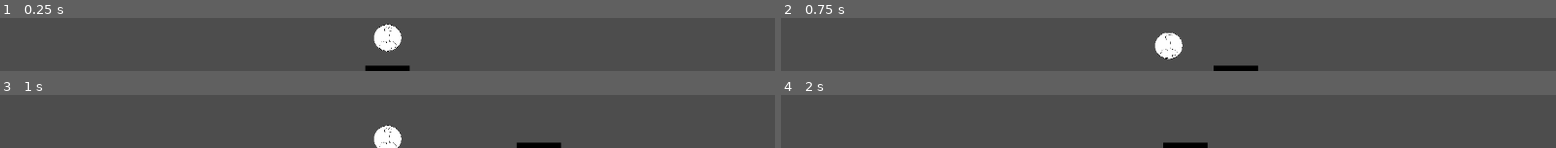
Above: before the commit, frames 1-4 (two rows, left to right).
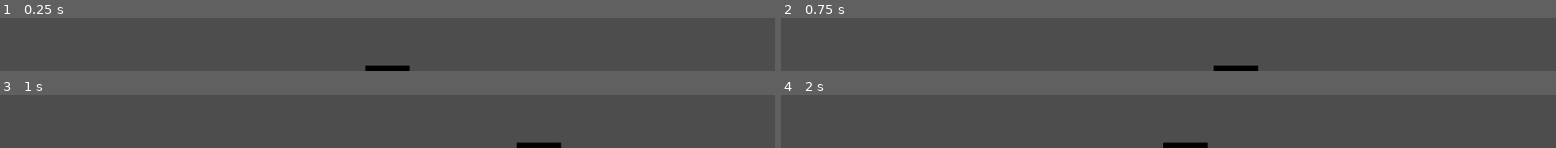
Above: after the commit, the same moments.

Repository: gregblast-bot/DnB
Game: Godot game, scene res://scenes/test_level.tscn
The game is run twice, just before and just after one commit, with the same random seed, the same clock (stepped at 60 frames per second) and the same inputs.
Inputs:
- Up to frame 1 (0.25 s): no input
- Up to frame 2 (0.75 s): tap Enter at 0.5 s; hold Right (right) from 0.53 s (still down); tap Space (launch) at 0.6 s
- Up to frame 3 (1 s): keep holding Right (right)
- Up to frame 4 (2 s): release Right (right) at 1.28 s; hold Left (left) from 1.28 s (still down); tap Space (launch) at 1.35 s

The runs differ from the first frame. In frame 1, 1.4% of the frame differs, in the area x 48-52%, y 10-64%; in frame 2, 1.4%; in frame 3, 1.3%; in frame 4, nothing differs.

Commit message:
Start adding world boundary. Still working.

Diff:
--- a/scenes/manscape.tscn
+++ b/scenes/manscape.tscn
@@ -4,8 +4,20 @@
 
 [sub_resource type="WorldBoundaryShape2D" id="WorldBoundaryShape2D_nxkca"]
 
-[node name="Manscape" type="Area2D"]
+[node name="Manscape" type="Node2D"]
 script = ExtResource("1_2u1fw")
 
-[node name="CollisionShape2D" type="CollisionShape2D" parent="."]
+[node name="Top_StaticBody2D" type="StaticBody2D" parent="."]
+
+[node name="Top_CollisionShape2D" type="CollisionShape2D" parent="Top_StaticBody2D"]
 shape = SubResource("WorldBoundaryShape2D_nxkca")
+
+[node name="Left_StaticBody2D" type="StaticBody2D" parent="."]
+
+[node name="Left_CollisionShape2D" type="CollisionShape2D" parent="Left_StaticBody2D"]
+shape = SubResource("WorldBoundaryShape2D_nxkca")
+
+[node name="Right_StaticBody2D" type="StaticBody2D" parent="."]
+
+[node name="Right_CollisionShape2D" type="CollisionShape2D" parent="Right_StaticBody2D"]
+shape = SubResource("WorldBoundaryShape2D_nxkca")
--- a/scenes/scripts/manscape.gd
+++ b/scenes/scripts/manscape.gd
@@ -1 +1,28 @@
-extends Area2D
+extends Node2D
+
+@onready var top_boundary = $"Top_StaticBody2D/Top_CollisionShape2D"
+@onready var left_boundary = $"Left_StaticBody2D/Left_CollisionShape2D"
+@onready var right_boundary = $"Right_StaticBody2D/Right_CollisionShape2D"
+
+func _ready():
+	var viewport_size = get_viewport_rect().size
+
+	# Create a new PlaneShape2D for each boundary
+	var top_plane_shape = WorldBoundaryShape2D.new()
+	var left_plane_shape = WorldBoundaryShape2D.new()
+	var right_plane_shape = WorldBoundaryShape2D.new()
+
+	# Top boundary
+	top_plane_shape.normal = Vector2(0, 1) # Points upward
+	top_plane_shape.distance = 0
+	top_boundary.shape = top_plane_shape
+
+	# Left boundary
+	left_plane_shape.normal = Vector2(1, 0) # Points right
+	left_plane_shape.distance = 0
+	left_boundary.shape = left_plane_shape
+
+	# Right boundary
+	right_plane_shape.normal = Vector2(-1, 0) # Points left
+	right_plane_shape.distance = viewport_size.x
+	right_boundary.shape = right_plane_shape
